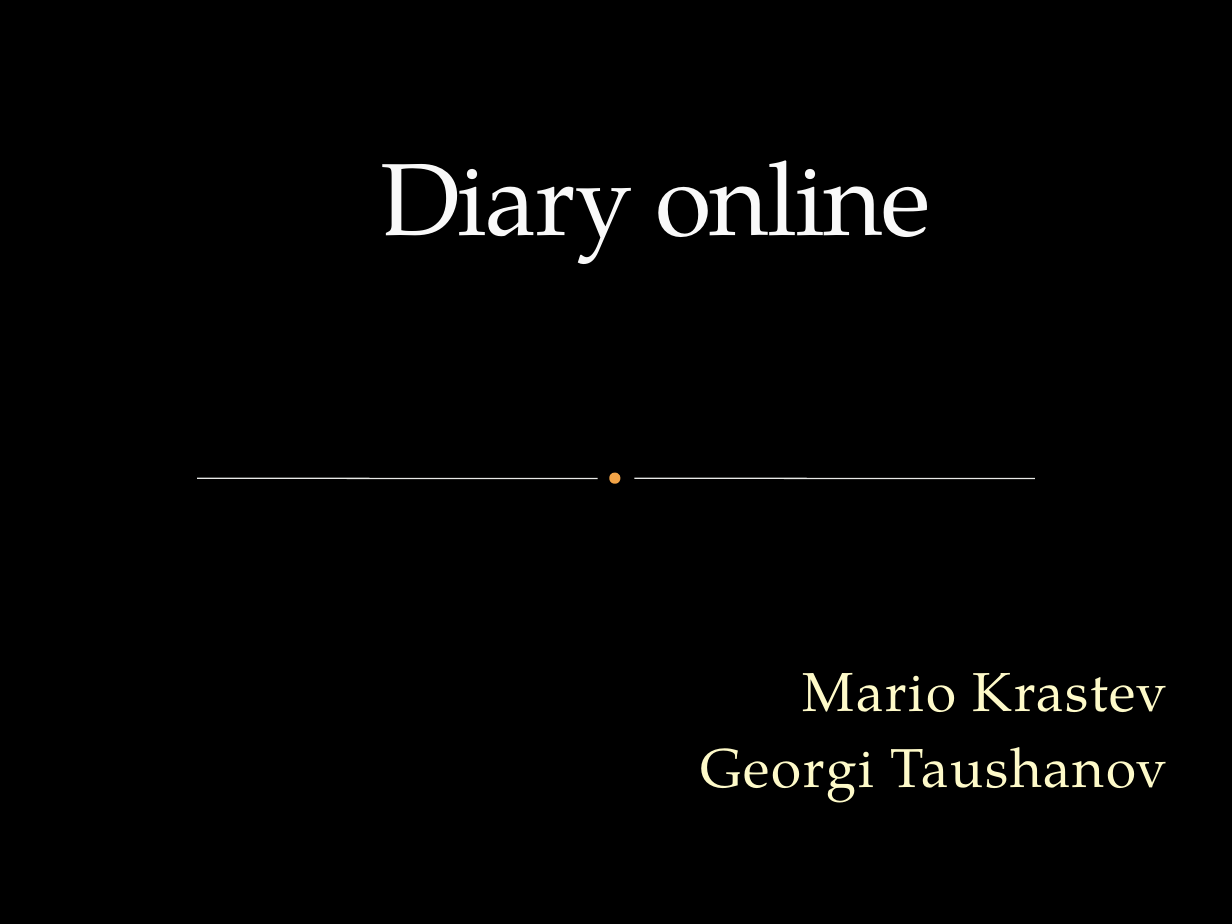
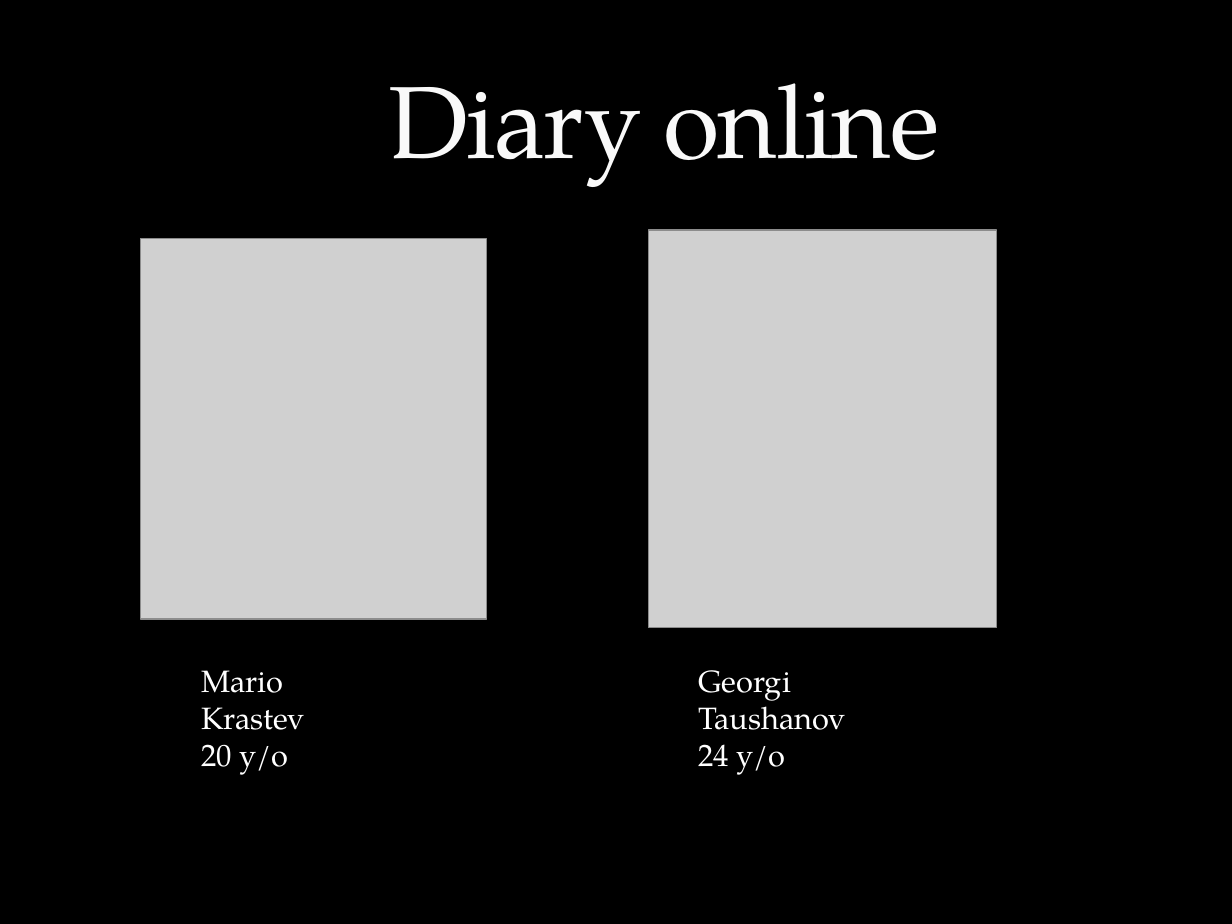
Before and after one commit to KrastevMario/onlineDiary, a slide deck: slide 1 of ITTalentsPresentation.pptx. Drawn at 1232x924 pixels with LibreOffice and Linux fonts; fonts in the diff are those of the drawing; grey boxes stand for pictures; background and template pictures are left out. Boxes give left, top, right and bottom in pixels: in the first picture for what was removed or moved away, otherwise in the second. Text is boxed around its words. In the diff, an @@ line names an element or a change of style, - is before the commit and + after.

```diff
--- a/ITTalentsPresentation.pptx
+++ b/ITTalentsPresentation.pptx
@@ title "Diary online": place and size @@
-title "Diary online" at bbox=[380, 160, 931, 264]
+title "Diary online" at bbox=[389, 83, 940, 187]
@@ picture added at bbox=[140, 239, 487, 620] @@
@@ picture added at bbox=[649, 230, 997, 628] @@
@@ line removed from (197, 478) to (598, 478) @@
@@ ellipse removed at bbox=[612, 476, 618, 482] @@
@@ line removed from (634, 478) to (1035, 478) @@
@@ text added at bbox=[201, 670, 305, 775], 18 pt, text #FFFFFF @@
+Mario Krastev
+20 y/o
@@ text added at bbox=[698, 670, 846, 775], 18 pt, text #FFFFFF @@
+Georgi Taushanov
+24 y/o
@@ subtitle removed at bbox=[700, 673, 1168, 803] @@
-Mario Krastev
-Georgi Taushanov
```
Also in this commit, not shown: 2 other slides changed, 1 slide added, 1 other file.
